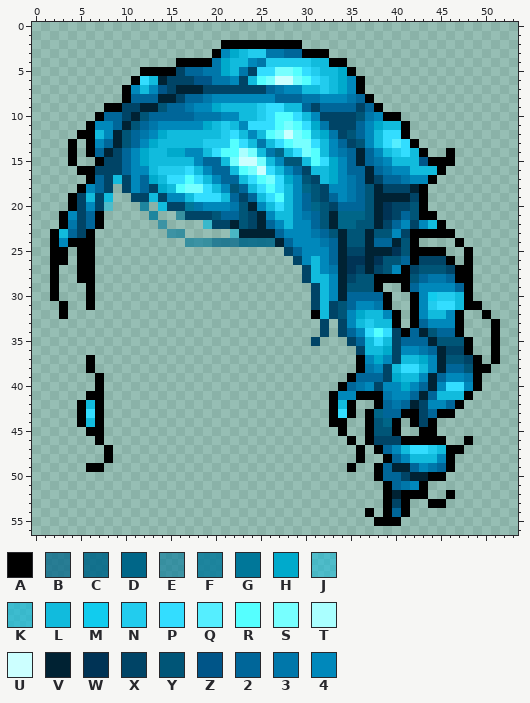
A pixel-art sprite gets an edit: images/hair/colors/blue.png. The picture above is the old version.
The file is 54x75 pixels. The old version is drawn lined up with the new one, on the new canvas.
Palette (. is transparent): A #000000  B #006688bb  C #006688dd  D #006688  E #00779999  F #007799cc  G #007799  H #00aacc  J #11bbdd88  K #11bbddaa  L #11bbdd  M #11ccee  N #22ccee  P #33ddff  Q #55eeff  R #55ffff  S #77ffff  T #aaffff  U #ccffff  V #002233  W #003355  X #004466  Y #005577  Z #005588  2 #006699  3 #0077aa  4 #0088bb
Pixels before, first column x 2:
 2 ...................AAAAAAAAA......................
 3 ..................A4HLNN3322AAA...................
 4 ..............AAAA3HLL43NNNNNLLAA.................
 5 ..........AAAAX2233HL3XPPSSRPNLLHA................
 6 .........APLVXXXZZ334XLRSUUSRPNLH4A...............
 7 ........A4L4ZXVVVXXXXXXX2344LLNLH4A...............
 8 ........A222VVX22344444442223344432A..............
 9 ......AAXXVVY22344HLLLLNPPLL2X2222X2A.............
10 .....A22XVY2222233344LLNPRRPL4XXXXY34AA...........
11 ....A442VY2344444HLNL4PPPRSRPH3XXX24HLLA..........
12 ...AAL4VY234HLLLLLLNPL4LRSUSRLH3XY24LPPA..........
13 ..A.A42VY24HLLLLLNNNRPL3LPRSSPL42XY4LPQPA.........
14 ..A.A2VX24HLLHH44LPRRTSL3DLPSRL432V24LNPLA..A.....
15 ..A..AXX24HLLLLL422LSUUSL4YYLRPH42V234LLLZAAA.....
16 ...AAXXX244LNNNPL422LRSUPL42XLLH422V2344LLLA......
17 ....A2XLX42HLPPRPL422LPRSPH4YXLH432VX22344A.......
18 ...A42X.X42XHLRSSPL4Y2LPRPL4DYX4432YVXXXVA........
19 ..AXLXL..XXLX44LPPPL2X2LPRL42YX2432YVVVVXA........
20 ..AX4XJ...F.LXXG34443YV4LPL42DYX222YVWXXYA........
21 .A4X2A.....F..EXXXY22YXV4LL432YVDDDYVWX2YAA.......
22 .A3X2A......E....KXXVYXV24L442YVDDYYVX24X4LA......
23 AL2XA........EE.....JVVVV244432YVYYVYY4XAAAAA.....
24 A4AAA..........EEEBBBCCCCV244432VYYV22VYA....A....
25 AA.AA.....................X24442VXXVVVWYAAAA..A...
26 AA.AA......................X4L42VWWVWYY2AXXXA.A...
27 A..AA.......................XL43VWXVXY4AXYYYXAA...
28 A..AA.......................XLL4VXYYAAAAY2332AA...
29 A...A........................XL4VYYYA..A244442A...
30 A...A........................XL4V2222A..A4MNNLA...
31 .A..A........................XLXY2443A..A4NPPLAA..
32 .A...........................ALXY4HLL4A.A4LL4A..A.
33 ..............................X.X4LNLLA.A2444A...A
34 ..............................X.X24PRPXA2VY22A...A
35 .............................X...X2LPLX222VYYYA..A
36 ..................................XLLHX4432VXXA..A
37 ....A.............................A4H4XLLH4VYYXA.A
38 ....A.............................A34XLPPL4V22YAA.
39 .....A...........................A222XHLL4V2443A..
40 .....A..........................A234X44H42V4PP4A..
41 ....AA.........................A44AAA3442V2LLLA...
42 ...ALA.........................ALA..A232VX442A....
43 ...APA.........................APA.AD22AAX2AA.....
44 ...ALA.........................AA..AYDA.AXA.......
45 ....AA..........................A..AYYA..AA.......
46 .....A...........................A.AXXXAAAAA..A...
47 ......A...........................A.A24LPPNLAA....
48 ......A...........................A..A24LLL4A.....
49 ....AA...........................A..A2VV2432A.....
50 ....................................A22XVVAA......
51 .....................................A234A........
52 .....................................AVAAA..A.....
53 .....................................AXA..AA......
54 ...................................A.A2A..........
55 ....................................AAA...........
The same view after the edit:
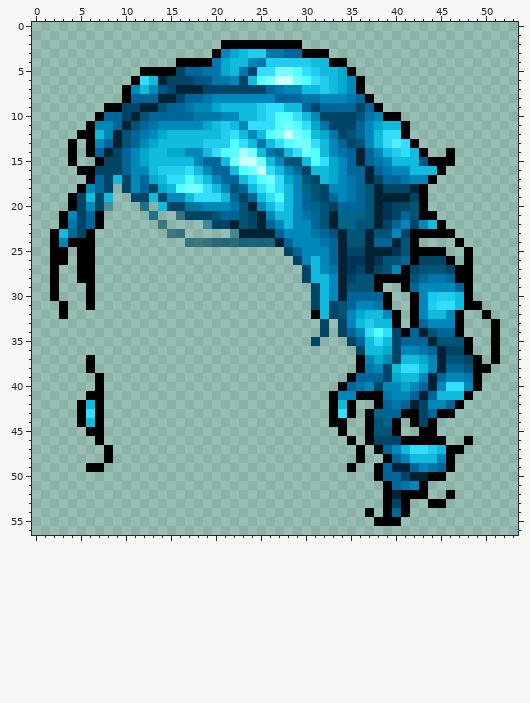
Changes in this commit:
canvas 54x75 -> 54x57 (the part of the old canvas that was cut away was empty and is not shown)
Colour B changes from #006688bb to #004b64bb.
Colour C changes from #006688dd to #005876dd.
Colour E changes from #00779999 to #00475c99.
Colour F changes from #007799cc to #005e7acc.
Colour J changes from #11bbdd88 to #09647688.
Colour K changes from #11bbddaa to #0b7d93aa.
